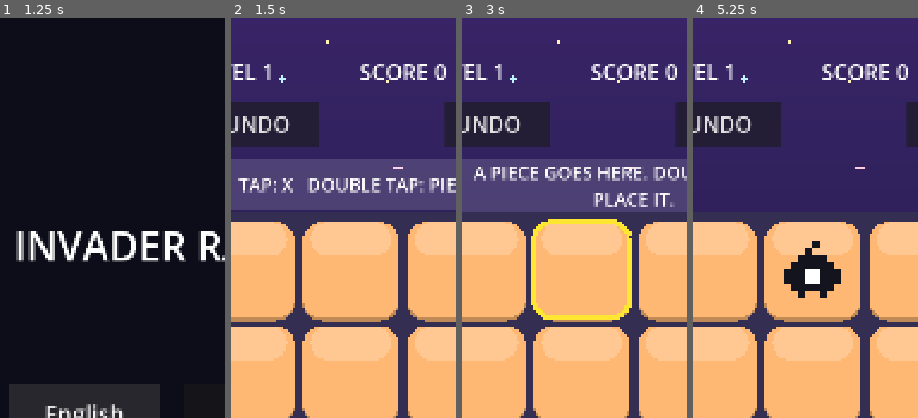
Above: before the commit, frames 1-4 (left to right).
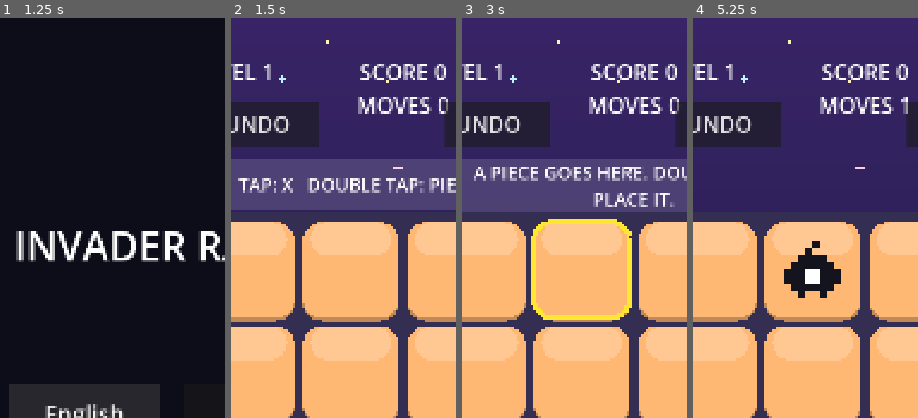
Above: after the commit, the same moments.

Repository: hidekig1001-cell/invader-radar
Game: Godot game, scene res://scenes/app.tscn
Same seed, same stepped clock (60 frames per second), same inputs: the game is played once before the commit and once after it.
Inputs:
- Up to frame 1 (1.25 s): click "English" at 0.5 s
- Up to frame 2 (1.5 s): click "START NOW" at 1.25 s
- Up to frame 3 (3 s): click "UNDO" at 2 s; click "HINT (3)" at 2.75 s
- Up to frame 4 (5.25 s): click "HINT (2)" at 3.5 s; click "HINT (1)" at 4.25 s; click "APPLY" at 5 s
The pictures show only the part of the screen within x 12-62%, y 0-50%; the shares and areas given below are measured in that part.

Frame 1 is identical in both runs. In frame 2, 1.0% of the frame differs, in the area x 56-97%, y 19-24%; in frame 3, 1.0%; in frame 4, 1.0%.

Commit message:
CR-1028: HUDに手数表示を追加
improve runner が生成（実装: qwen3.8-flashnext-strata-v100、テスト: qwen3.8-flashnext-strata-v100）。run: 20261015-2235-CR-1028

Diff:
--- a/scenes/hud.gd
+++ b/scenes/hud.gd
@@ -13,6 +13,7 @@
 var level_label: Label
 var score_label: Label
 var hint_label: Label
+var moves_label: Label
 var undo_button: Button
 var settings_button: Button
 var hint_button: Button
@@ -26,6 +27,7 @@
 	level_label = _make_label(Rect2(40, 90, 320, 80), HORIZONTAL_ALIGNMENT_LEFT)
 	score_label = _make_label(Rect2(380, 90, 320, 80), HORIZONTAL_ALIGNMENT_CENTER)
 	hint_label = _make_label(Rect2(720, 90, 320, 80), HORIZONTAL_ALIGNMENT_RIGHT)
+	moves_label = _make_label(Rect2(40, 170, 1000, 80), HORIZONTAL_ALIGNMENT_CENTER)
 	undo_button = _make_button("UNDO", Rect2(40, 200, 300, 110), undo_pressed)
 	settings_button = _make_button("HOW TO PLAY", Rect2(640, 200, 400, 110), settings_pressed)
 	hint_button = _make_button("HINT", Rect2(240, 1560, 600, 150), hint_pressed)
@@ -38,6 +40,7 @@
 	level_label.text = "LEVEL %d" % int(snap.get("level", 0))
 	score_label.text = "SCORE %d" % int(snap.get("score", 0))
 	hint_label.text = "HINT x%d" % int(snap.get("hints", 0))
+	moves_label.text = "MOVES %d" % int(snap.get("moves", 0))
 	hint_button.text = "HINT (%d)" % int(snap.get("hints", 0))
 	hint_button.disabled = int(snap.get("hints", 0)) <= 0 or snap.get("status", "") != "playing"
 	undo_button.disabled = snap.get("status", "") != "playing"
--- /dev/null
+++ b/test/cr/test_cr_1028.gd
@@ -0,0 +1,32 @@
+extends GutTest
+
+const MainScene = preload("res://scenes/main.tscn")
+
+
+func _start():
+	var m = MainScene.instantiate()
+	add_child_autofree(m)
+	await wait_frames(2)
+	return m
+
+
+## CHECK: 1
+func test_moves_label_text_matches_session_moves() -> void:
+	var m = await _start()
+	assert_eq(m.hud.moves_label.text, "MOVES %d" % m.session.moves)
+
+
+## CHECK: 2
+func test_update_from_sets_moves_label_for_1_move() -> void:
+	var m = await _start()
+	m.session.moves = 1
+	m.hud.update_from(m.session.snapshot())
+	assert_eq(m.hud.moves_label.text, "MOVES %d" % 1)
+
+
+## CHECK: 3
+func test_update_from_sets_moves_label_for_5_moves() -> void:
+	var m = await _start()
+	m.session.moves = 5
+	m.hud.update_from(m.session.snapshot())
+	assert_eq(m.hud.moves_label.text, "MOVES %d" % 5)
